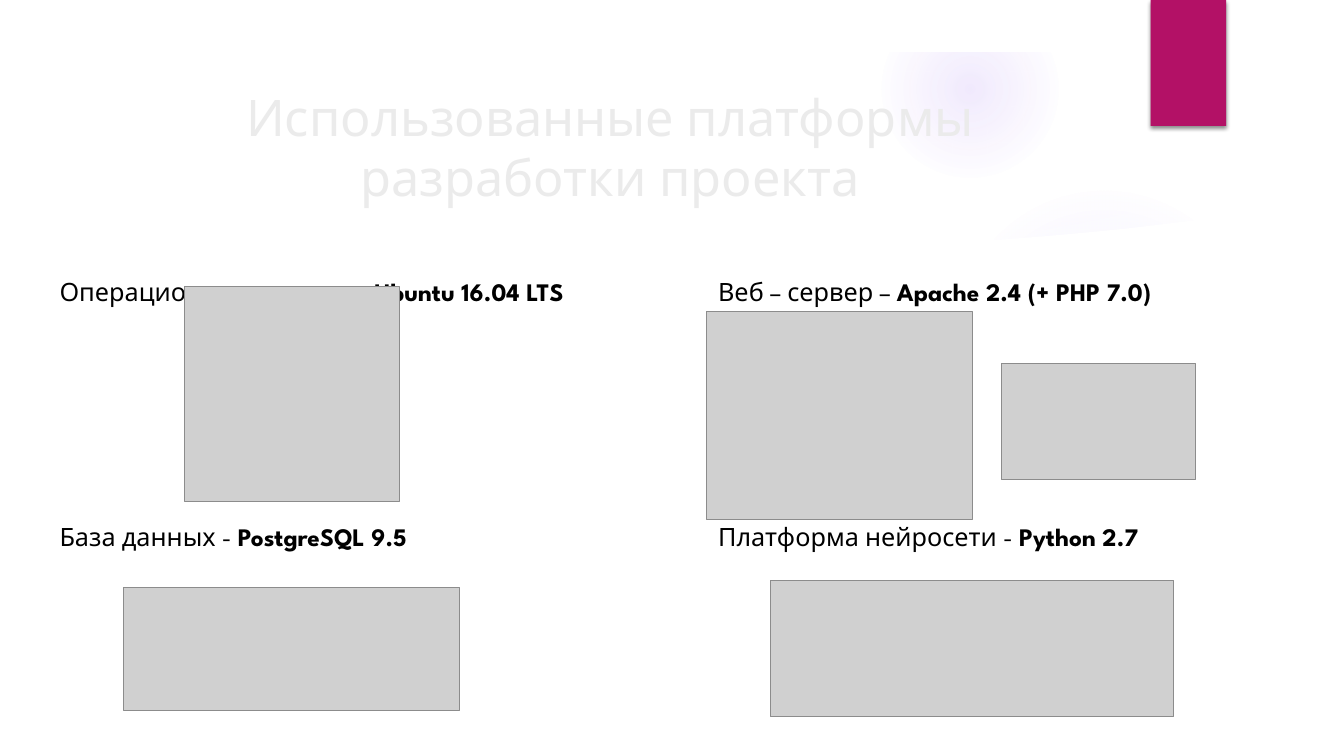
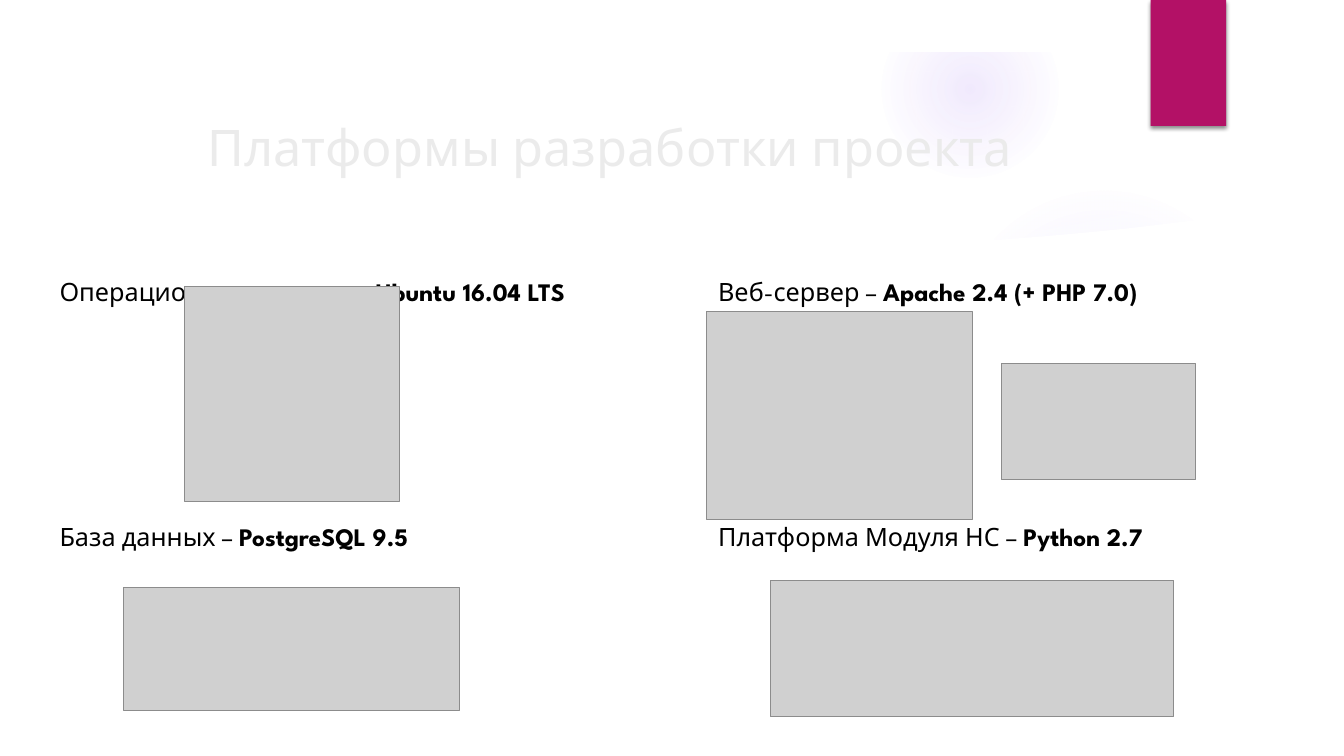
Before and after one commit to Corvin71/neuro-hack, a slide deck: slide 11 of present.pptx (slide 8 before the commit). Drawn at 1344x756 pixels with LibreOffice and Linux fonts; fonts in the diff are those of the drawing; grey boxes stand for pictures; background and template pictures are left out. Boxes give left, top, right and bottom in pixels: in the first picture for what was removed or moved away, otherwise in the second. Text is boxed around its words. In the diff, an @@ line names an element or a change of style, - is before the commit and + after.

```diff
--- a/present.pptx
+++ b/present.pptx
@@ title at [127, 107, 1093, 185]: text changed @@
-Использованные платформы разработки проекта
+Платформы разработки проекта
@@ text at [60, 277, 565, 309]: text changed @@
-Операционная система - Ubuntu 16.04 LTS
+Операционная система – Ubuntu 16.04 LTS
@@ text at [718, 281, 1137, 307]: text changed @@
-Веб – сервер – Apache 2.4 (+ PHP 7.0)
+Веб-сервер – Apache 2.4 (+ PHP 7.0)
@@ text at [60, 528, 408, 552]: text changed @@
-База данных - PostgreSQL 9.5
+База данных – PostgreSQL 9.5
@@ text at [718, 527, 1143, 552]: text changed @@
-Платформа нейросети - Python 2.7
+Платформа Модуля НС – Python 2.7
```
Also in this commit, not shown: 7 other slides changed, 4 slides added, 1 slide removed.
